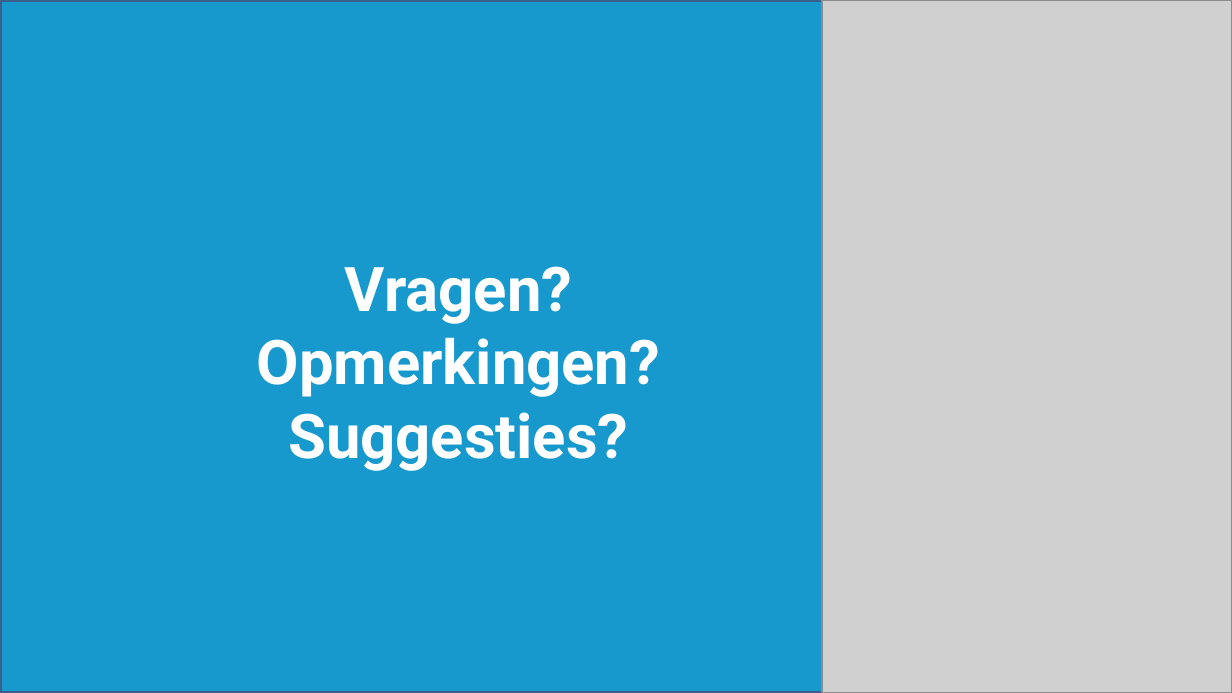
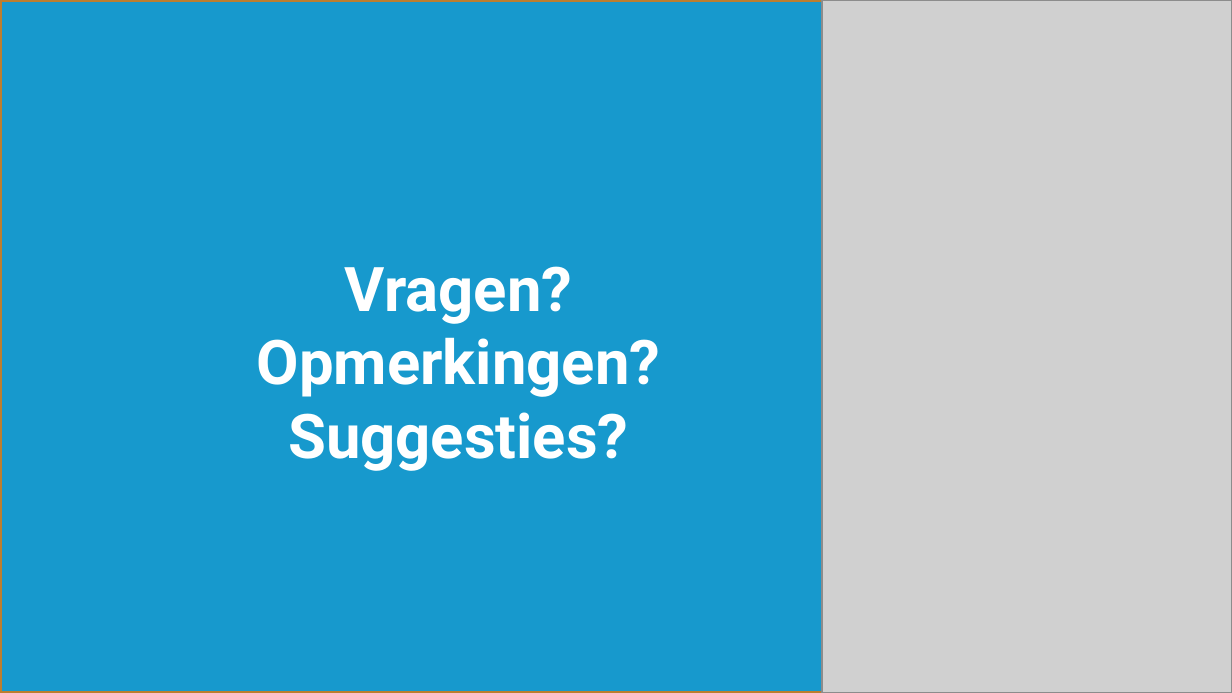
Before and after one commit to Mastermindzh/nj2017-iot-dwa-BurgersZoo1, a slide deck: slide 16 of groepsprocess/Presentaties/Tussenpresentatie (groep 1 & 2).pptx (slide 15 before the commit). Drawn at 1232x693 pixels with LibreOffice and Linux fonts; fonts in the diff are those of the drawing; grey boxes stand for pictures. Boxes give left, top, right and bottom in pixels: in the first picture for what was removed or moved away, otherwise in the second. Text is boxed around its words. In the diff, an @@ line names an element or a change of style, - is before the commit and + after.

```diff
--- a/groepsprocess/Presentaties/Tussenpresentatie (groep 1 & 2).pptx
+++ b/groepsprocess/Presentaties/Tussenpresentatie (groep 1 & 2).pptx
@@ rectangle at (0,0,1232,692): outline #3A5F8C 2 pt to #BD7F2F 2 pt @@
```
Also in this commit, not shown: 12 other slides changed, 7 slides added, 1 slide removed, 3 other files.
